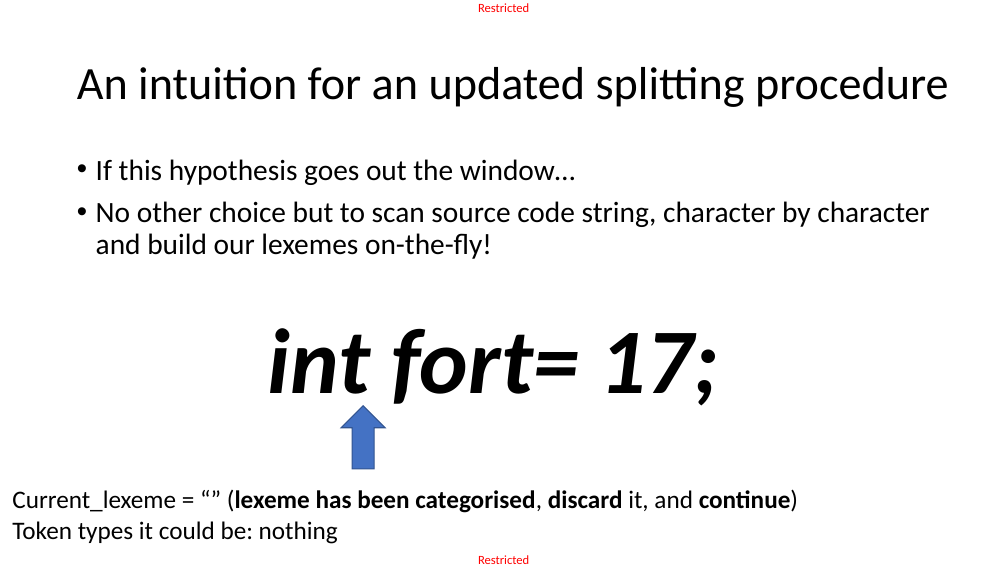
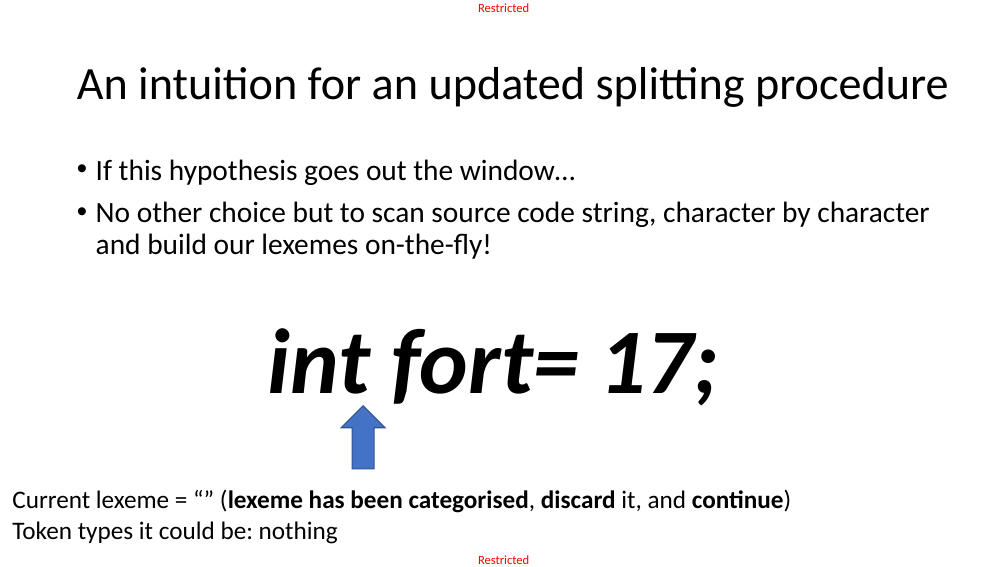
Before and after one commit to matthieudemari/SUTD_PLC_50_051, a slide deck: slide 12 of W10/W10S1/W10S1.pptx. Drawn at 1008x567 pixels with LibreOffice and Linux fonts; fonts in the diff are those of the drawing. Boxes give left, top, right and bottom in pixels: in the first picture for what was removed or moved away, otherwise in the second. Text is boxed around its words. In the diff, an @@ line names an element or a change of style, - is before the commit and + after.

```diff
--- a/W10/W10S1/W10S1.pptx
+++ b/W10/W10S1/W10S1.pptx
@@ text at (12, 490, 791, 513): text changed @@
-Current_lexeme = “” (lexeme has been categorised, discard it, and continue)
+Current lexeme = “” (lexeme has been categorised, discard it, and continue)
```
Also in this commit, not shown: 20 other slides changed, 3 slides removed, 3 other files.
